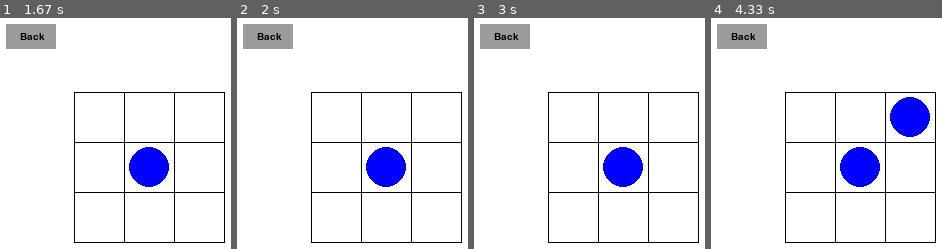
Above: before the commit, frames 1-4 (left to right).
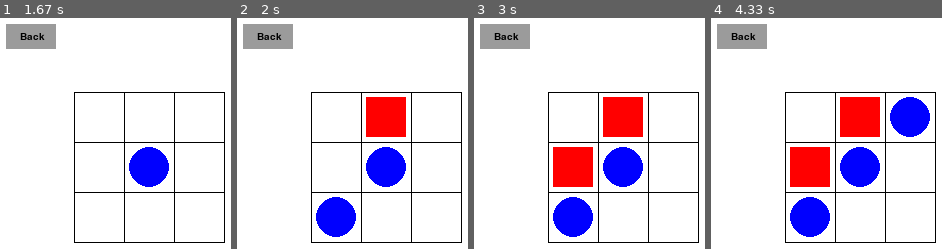
Above: after the commit, the same moments.

Repository: Erickkbentz/tic-tac-toe
Game: pygame game, started from pygame-main.py
Two runs of this game, one before a commit and one after it. Both use one fixed random seed, a clock stepped at 60 frames per second and the inputs below.
Inputs (mouse positions are in pixels of both pictures, inside the frame that each line leads up to):
- Up to frame 1 (1.67 s): press the mouse at (150, 78) at 0.37 s; move the mouse to (101, 158) at 0.47 s; release the mouse at (55, 237) at 0.6 s; press the mouse at (150, 168) at 0.7 s; move the mouse to (120, 112) at 0.8 s; release the mouse at (90, 59) at 0.93 s; press the mouse at (150, 168) at 1.53 s; move the mouse to (99, 195) at 1.63 s
- Up to frame 2 (2 s): release the mouse at (287, 225) at 1.77 s
- Up to frame 3 (3 s): no input
- Up to frame 4 (4.33 s): click (932, 108) at 4.27 s

Frame 1 is identical in both runs. In frame 2, 5.3% of the frame differs, in the area x 34-74%, y 34-95%; in frame 3, 8.3%; in frame 4, 8.3%.

Commit message:
fix win condition flow

Diff:
--- a/pygame-main.py
+++ b/pygame-main.py
@@ -1,5 +1,6 @@
 import pygame
 import time
+import random
 
 # pygame setup
 pygame.init()
@@ -25,6 +26,14 @@
     [(255, 255, 255) for _ in range(grid_size)] for _ in range(grid_size)
 ]  # initialisze with white color
 pygame.display.set_caption("Tic Tac Toe")
+
+
+def get_bot_move():
+    while True:
+        row = random.randint(0, 2)
+        col = random.randint(0, 2)
+        if cell_states[row][col] == 0:
+            return row, col
 
 
 def menu_button(
@@ -111,26 +120,52 @@
     cell_colors = [
         [(255, 255, 255) for _ in range(grid_size)] for _ in range(grid_size)
     ]  # initialize with white color
+    global current_player
+    current_player = 1
 
 
 def single_player_game():
     reset_game()
     global current_player
+    win = False
 
     while True:
         clicked = False
+        if win:
+            time.sleep(2)
+            reset_game()
+            win = False
+
         for event in pygame.event.get():
             if event.type == pygame.QUIT:
                 pygame.quit()
                 quit()
             if event.type == pygame.MOUSEBUTTONDOWN:  # A mouse click has occurred
-                mouse_x, mouse_y = event.pos
                 clicked = pygame.mouse.get_pressed()
-                if (
-                    start_x <= mouse_x <= start_x + cell_size * grid_size
-                    and start_y <= mouse_y <= start_y + cell_size * grid_size
-                ):
-                    update_board(mouse_x, mouse_y)
+
+        mouse_x, mouse_y = pygame.mouse.get_pos()
+        if (
+            start_x <= mouse_x <= start_x + cell_size * grid_size
+            and start_y <= mouse_y <= start_y + cell_size * grid_size
+        ):
+            cell_x = (mouse_x - start_x) // cell_size
+            cell_y = (mouse_y - start_y) // cell_size
+
+            if current_player == 1 and clicked and not win:
+                print("Player 1")
+                update_board(cell_x, cell_y, current_player)
+                win = check_winner(current_player)
+
+                current_player = 2
+
+        if current_player == 2 and not clicked and not win:
+            print("Player 2")
+            cell_x, cell_y = get_bot_move()
+            time.sleep(1)
+            update_board(cell_x, cell_y, current_player)
+            win = check_winner(current_player)
+
+            current_player = 1
 
         screen.fill("white")
 
@@ -152,31 +187,30 @@
         clock.tick(60)
 
 
-def update_board(mouse_x, mouse_y):
-    global current_player
-    cell_x = (mouse_x - start_x) // cell_size
-    cell_y = (mouse_y - start_y) // cell_size
+def update_board(cell_x, cell_y, current_player):
     if cell_states[cell_x][cell_y] == 0:
         cell_states[cell_x][cell_y] = current_player
-
-    current_player = 2 if current_player == 1 else 1
 
 
 def check_winner(player):
     # Check rows
     for i in range(3):
         if cell_states[i][0] == cell_states[i][1] == cell_states[i][2] == player:
+            print(f"Player {player} wins!")
             return True
 
     # Check columns
     for i in range(3):
         if cell_states[0][i] == cell_states[1][i] == cell_states[2][i] == player:
+            print(f"Player {player} wins!")
             return True
 
     # Check diagonals
     if cell_states[0][0] == cell_states[1][1] == cell_states[2][2] == player:
+        print(f"Player {player} wins!")
         return True
     if cell_states[0][2] == cell_states[1][1] == cell_states[2][0] == player:
+        print(f"Player {player} wins!")
         return True
 
     return False
@@ -188,12 +222,9 @@
 
     while True:
         clicked = False
-        if check_winner(1):
-            print("Player 1 wins!")
-            time.sleep(2)
-            reset_game()
-        elif check_winner(2):
-            print("Player 2 wins!")
+        win = False
+
+        if win:
             time.sleep(2)
             reset_game()
 
@@ -207,8 +238,18 @@
                 if (
                     start_x <= mouse_x <= start_x + cell_size * grid_size
                     and start_y <= mouse_y <= start_y + cell_size * grid_size
+                    and current_player == 1
                 ):
-                    update_board(mouse_x, mouse_y)
+                    cell_x = (mouse_x - start_x) // cell_size
+                    cell_y = (mouse_y - start_y) // cell_size
+                    if current_player == 1 and clicked and not win:
+                        update_board(cell_x, cell_y, current_player)
+                        win = check_winner(current_player)
+                        current_player = 2
+                    elif current_player == 2 and clicked and not win:
+                        update_board(cell_x, cell_y, current_player)
+                        win = check_winner(current_player)
+                        current_player = 1
 
         screen.fill("white")
 
